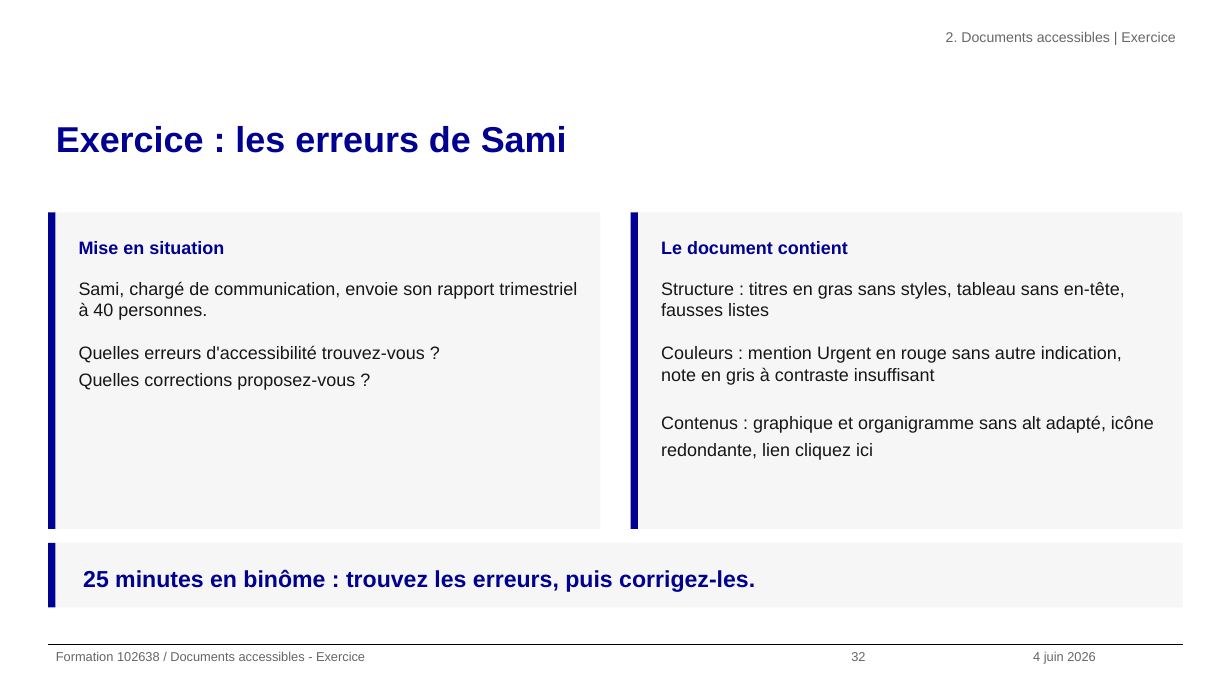
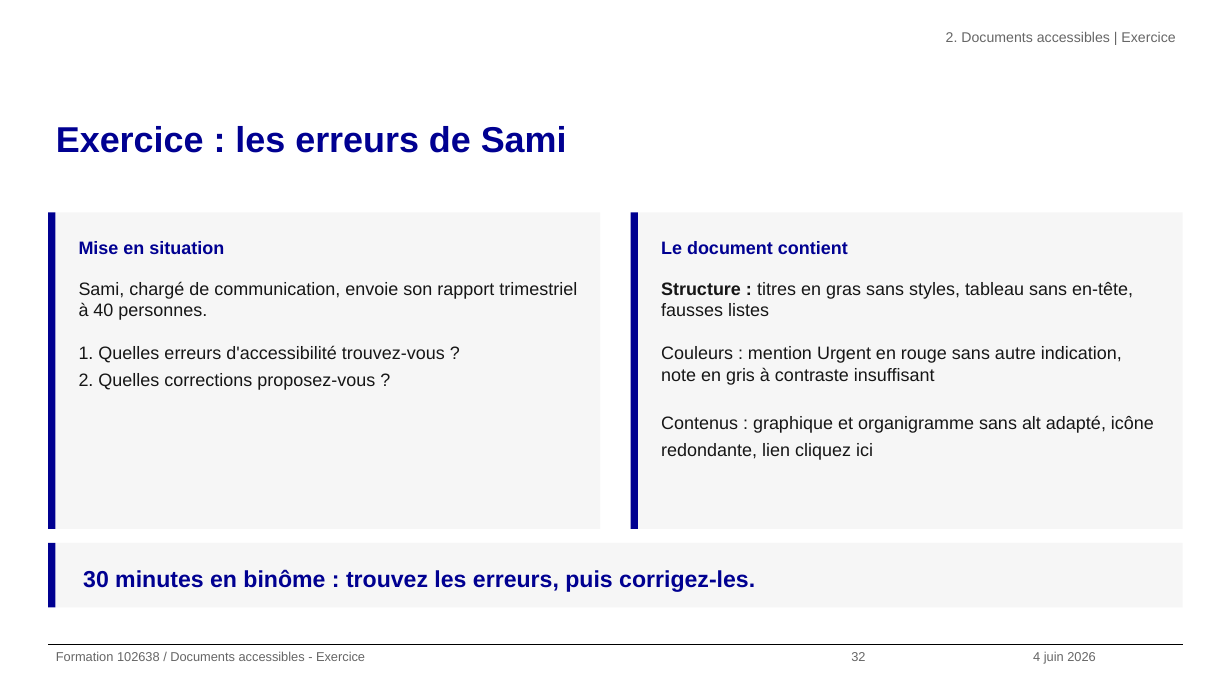
Before and after one commit to alexandra-guiderdoni/usine-fabrication-igpde-102846-ay11, a slide deck: slide 32 of formation-102638-juin-2026.pptx. Drawn at 1232x693 pixels with LibreOffice and Linux fonts; fonts in the diff are those of the drawing; background and template pictures are left out. Boxes give left, top, right and bottom in pixels: in the first picture for what was removed or moved away, otherwise in the second. Text is boxed around its words. In the diff, an @@ line names an element or a change of style, - is before the commit and + after.

Commit message:
feat: fils d'ariane coherents, quiz reformule, checklist 4 slides, Sophie remplacee
Modifications :
- Fil d'ariane ajoute sur 28 slides manquantes (90 slides couvertes)
- Quiz final reformule (mise en situation, liste numerotee, corrections explicites)
- Faites le point scinde en questions + reponses
- Checklist scindee en 4 slides (exercice 1/2 + 2/2, autres 1/2 + 2/2)
- Sophie remplacee par retour sur Sami (effet Zeigarnik, 14 erreurs)
- Slide 25 reaeree, slide 32 gras + 30 min, slide 33 Marianne, slide 38 reflexes
- DOCX enrichis : fausses listes, passage anglais, proprietes promues

```diff
--- a/formation-102638-juin-2026.pptx
+++ b/formation-102638-juin-2026.pptx
@@ text at (79, 281, 577, 390): text changed @@
-Sami, chargé de communication, envoie son rapport trimestriel à 40 personnes.
-Quelles erreurs d'accessibilité trouvez-vous ?
-Quelles corrections proposez-vous ?
+Sami, chargé de communication, envoie son rapport trimestriel à 40 personnes.
+1. Quelles erreurs d'accessibilité trouvez-vous ?
+2. Quelles corrections proposez-vous ?
@@ text "Structure : titres en gras ..." at (661, 282, 1154, 460): bold on in "Structure :" @@
@@ text at (83, 569, 755, 592): text changed @@
-25 minutes en binôme : trouvez les erreurs, puis corrigez-les.
+30 minutes en binôme : trouvez les erreurs, puis corrigez-les.
```
Also in this commit, not shown: 66 other slides changed, 5 slides added, 1 slide removed, 47 other files.
